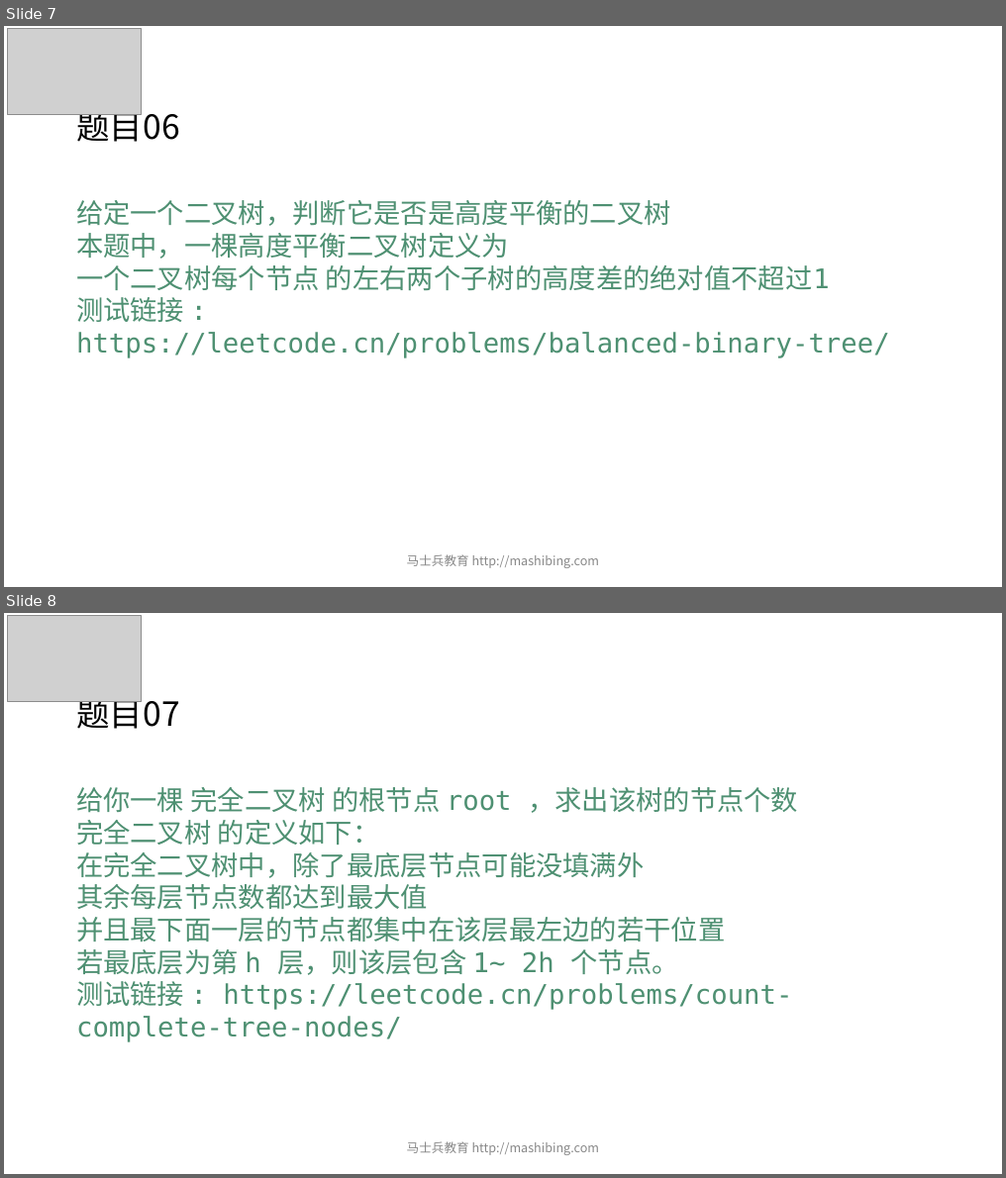
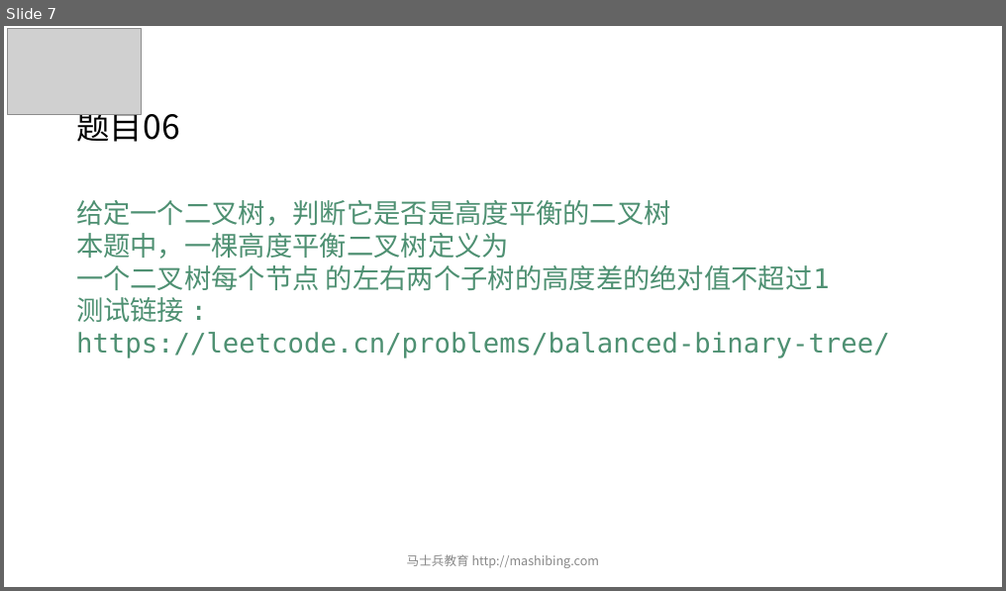
Before and after one commit to wblksheep/algorithm-zuo-msb-code, a slide deck: MCA算法突击课/第03期/ppt/powerpoint/第03节.pptx. Shown one above the other, each under a label of ours: slides 7 and 8 before the commit, slide 7 after it. The pictures are 1006x1178 and 1006x591 pixels, drawn with LibreOffice and Linux fonts; fonts in the diff are those of the drawing; grey boxes stand for pictures. Boxes give left, top, right and bottom in pixels: in the first picture for what was removed or moved away, otherwise in the second. Text is boxed around its words. In the diff, an @@ line names an element or a change of style, - is before the commit and + after.

```diff
--- a/MCA算法突击课/第03期/ppt/powerpoint/第03节.pptx
+++ b/MCA算法突击课/第03期/ppt/powerpoint/第03节.pptx
@@ slide 8 removed at (4,613,1002,1174), background #FFFFFF @@
@@ picture removed at (8,616,142,701) @@
@@ title removed at (76,692,180,729) @@
-题目07
@@ text removed at (76,787,798,1043) @@
-给你一棵 完全二叉树 的根节点 root ，求出该树的节点个数
-完全二叉树 的定义如下：
-在完全二叉树中，除了最底层节点可能没填满外
-其余每层节点数都达到最大值
-并且最下面一层的节点都集中在该层最左边的若干位置
-若最底层为第 h 层，则该层包含 1~ 2h 个节点。
-测试链接 : https://leetcode.cn/problems/count-complete-tree-nodes/
@@ text removed at (407,1142,599,1156) @@
-马士兵教育 http://mashibing.com
```
Also in this commit, not shown: 2 other slides removed, 12 other files.
